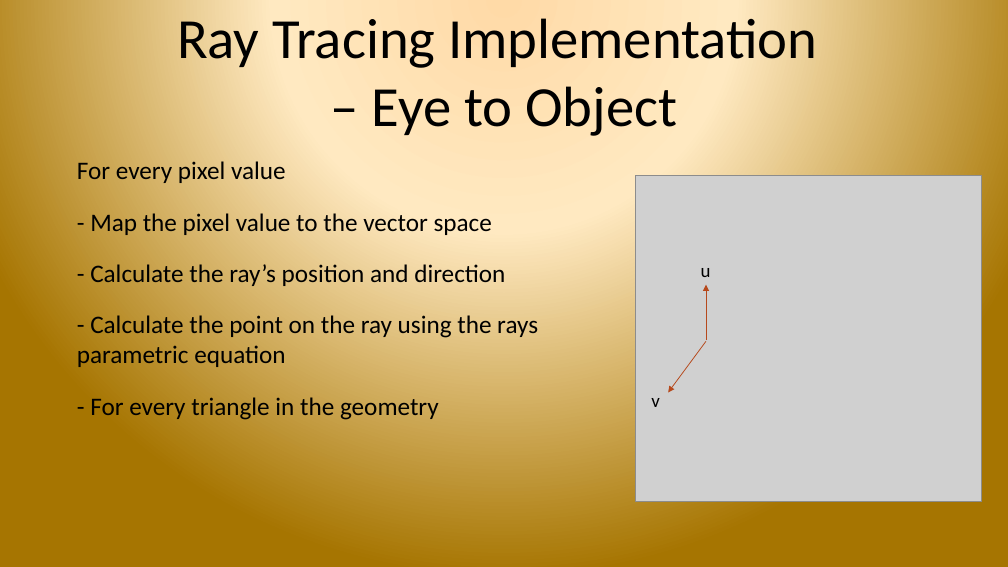
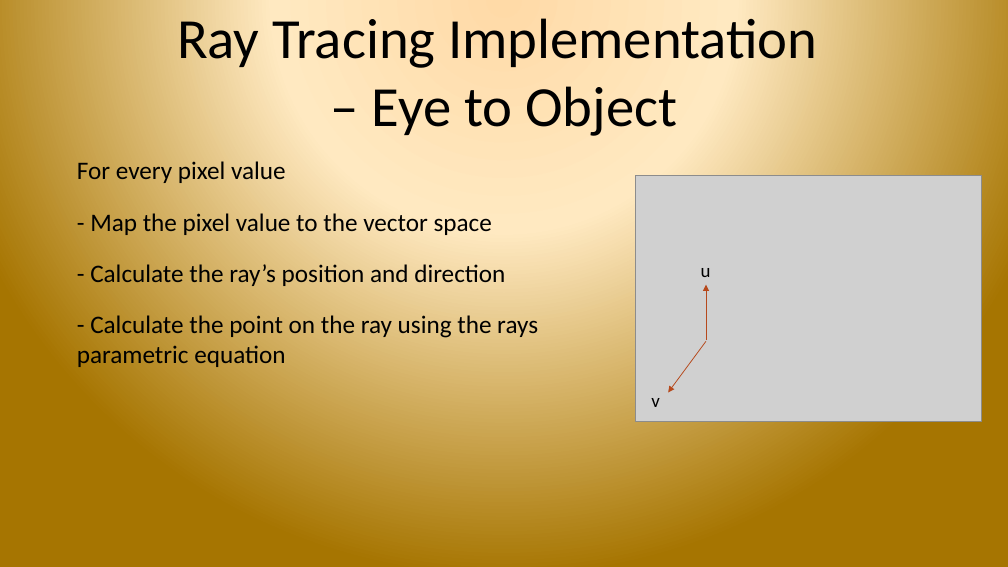
Before and after one commit to sreepada/CSCI580Project, a slide deck: slide 7 of documentation/FinalPresentation_UncannyValley.pptx (slide 5 before the commit). Drawn at 1008x567 pixels with LibreOffice and Linux fonts; fonts in the diff are those of the drawing; grey boxes stand for pictures; background and template pictures are left out. Boxes give left, top, right and bottom in pixels: in the first picture for what was removed or moved away, otherwise in the second. Text is boxed around its words. In the diff, an @@ line names an element or a change of style, - is before the commit and + after.

```diff
--- a/documentation/FinalPresentation_UncannyValley.pptx
+++ b/documentation/FinalPresentation_UncannyValley.pptx
@@ picture: place and size @@
-picture at <box>636,175,982,501</box>
+picture at <box>636,175,982,421</box>
@@ text at <box>90,397,439,420</box>: paragraph removed @@
-- For every triangle in the geometry
```
Also in this commit, not shown: 3 other slides changed, 5 slides added, 1 slide removed, 3 other files.
